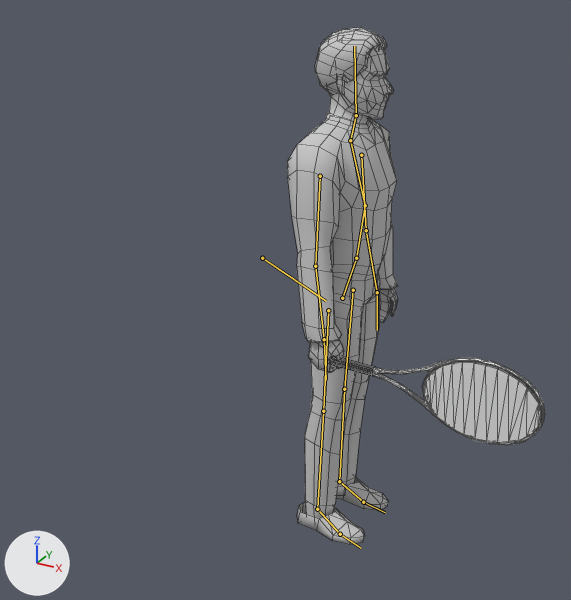
What one commit did to the Blender file art/models/player.blend.
Before and after are seen from a 50 mm lens placed at (1.21, -2.8, 2.44), pointed at (-0.05, -0.51, 1.29). Arrows for +X, +Y and +Z are at lower left; the lights stay in place. The bones that bend it are drawn over the model as lines. Mesh edges are drawn as thin lines.

Names of what the first picture shows: 'shoter'.
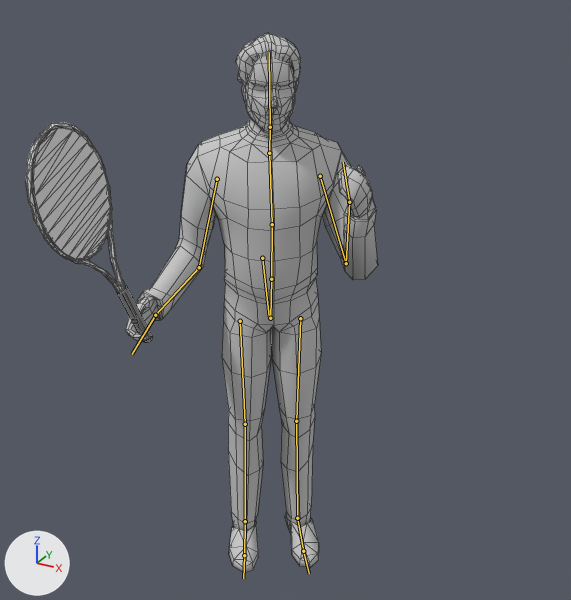
Commit message: Drive shot animation

The newer file adds an action. The first version stands in its rest pose; the second is drawn at frame 498 of the action 'shot_drive'.

Where the change shows, as pixel boxes [x1, y1, x2, y2] in the pictures (571 x 600 px):
'shoter', posed (36% wider): before [287, 28, 545, 545]; after [26, 33, 378, 573]
bone 'root', root to tip: before (262, 258) to (326, 301); after (262, 258) to (269, 316)
bone 'bicipite_L', root to tip: before (320, 176) to (315, 266); after (217, 179) to (199, 267)
bone 'avambraccio_L', root to tip: before (315, 266) to (324, 339); after (199, 267) to (155, 315)
bone 'bicipite_R', root to tip: before (361, 155) to (366, 230); after (320, 176) to (346, 263)
bone 'avambraccio_R', root to tip: before (366, 230) to (377, 292); after (346, 263) to (349, 202)

What the commit changed:
Bone 'root' (bone_root) turns from (0, 0, 0) to (-10, 20, -53) degrees about its own x, y and z.
Bone 'bicipite_L' (bone_bicipite_l) turns from (0, 0, 0) to (6, 30, -2) degrees about its own x, y and z.
Bone 'avambraccio_L' (bone_avambraccio_l) turns from (0, 0, 0) to (52, 4, 2) degrees about its own x, y and z.
Bone 'bicipite_R' (bone_bicipite_r) turns from (0, 0, 0) to (31, -29, -10) degrees about its own x, y and z.
Bone 'avambraccio_R' (bone_avambraccio_r) turns from (0, 0, 0) to (89, 34, -56) degrees about its own x, y and z.
